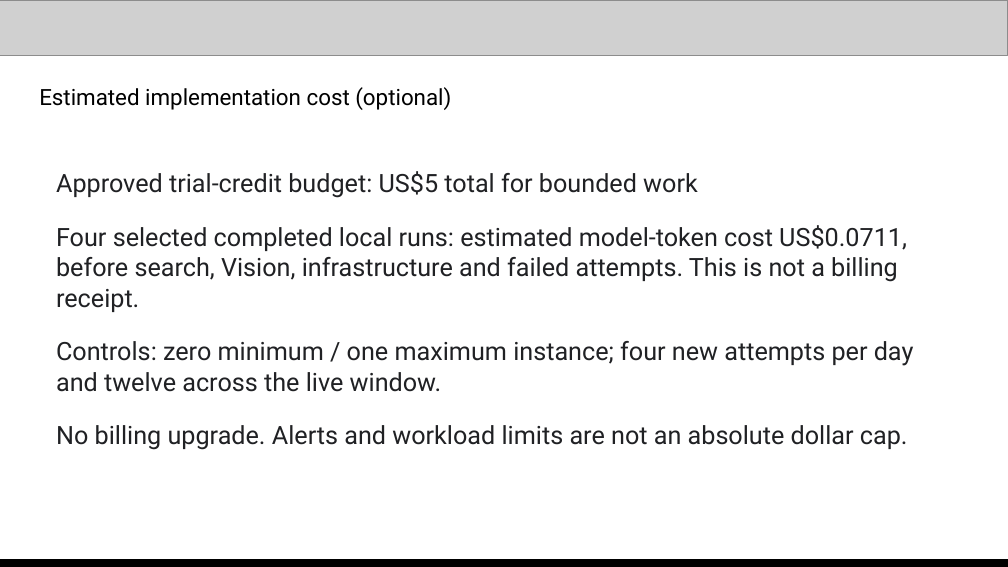
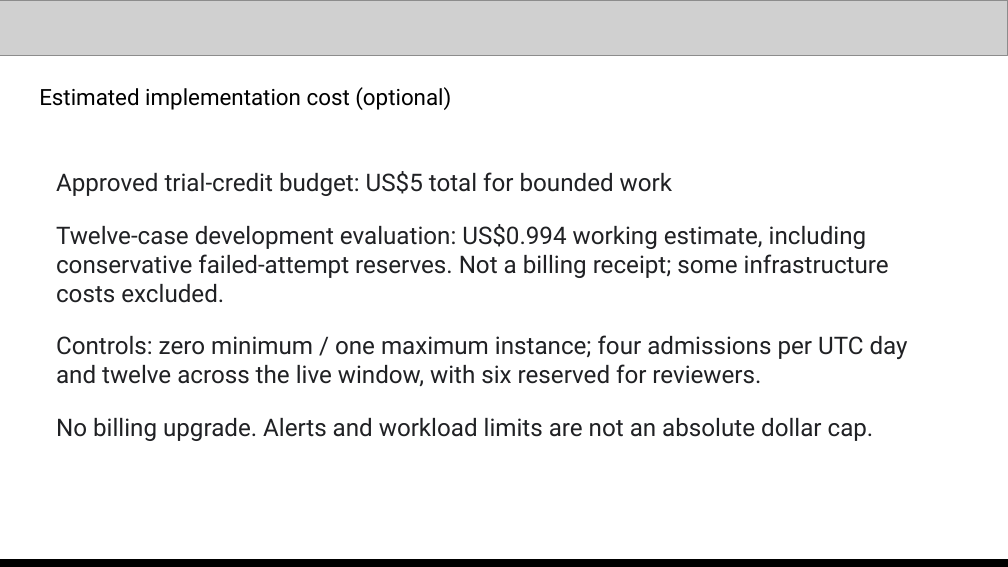
Before and after one commit to htg2704/proofmesh, a slide deck: slide 9 of submission/proofmesh-submission.pptx. Drawn at 1008x567 pixels with LibreOffice and Linux fonts; fonts in the diff are those of the drawing; grey boxes stand for pictures. Boxes give left, top, right and bottom in pixels: in the first picture for what was removed or moved away, otherwise in the second. Text is boxed around its words. In the diff, an @@ line names an element or a change of style, - is before the commit and + after.

```diff
--- a/submission/proofmesh-submission.pptx
+++ b/submission/proofmesh-submission.pptx
@@ text at [56, 171, 874, 441]: size 18 to 17.2 pt in "Approved trial-credit budget: US$5 total for bounded ...", "No billing upgrade. Alerts and workload limits ..." @@
@@ text at [56, 224, 908, 387]: text changed; size 18 to 17.2 pt @@
-Four selected completed local runs: estimated model-token cost US$0.0711, before search, Vision, infrastructure and failed attempts. This is not a billing receipt.
-Controls: zero minimum / one maximum instance; four new attempts per day and twelve across the live window.
+Twelve-case development evaluation: US$0.994 working estimate, including conservative failed-attempt reserves. Not a billing receipt; some infrastructure costs excluded.
+Controls: zero minimum / one maximum instance; four admissions per UTC day and twelve across the live window, with six reserved for reviewers.
```
Also in this commit, not shown: 5 other slides changed, 1 slide added, 1 slide removed, 19 other files.
